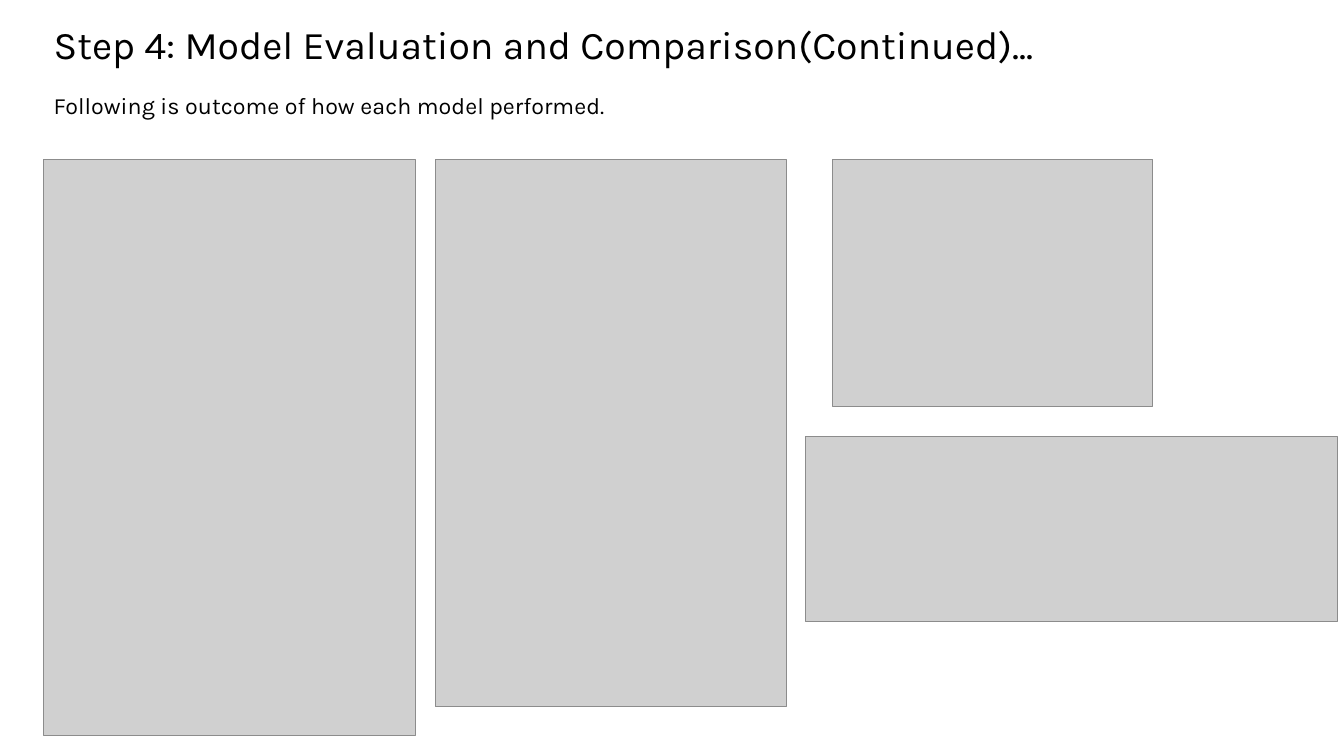
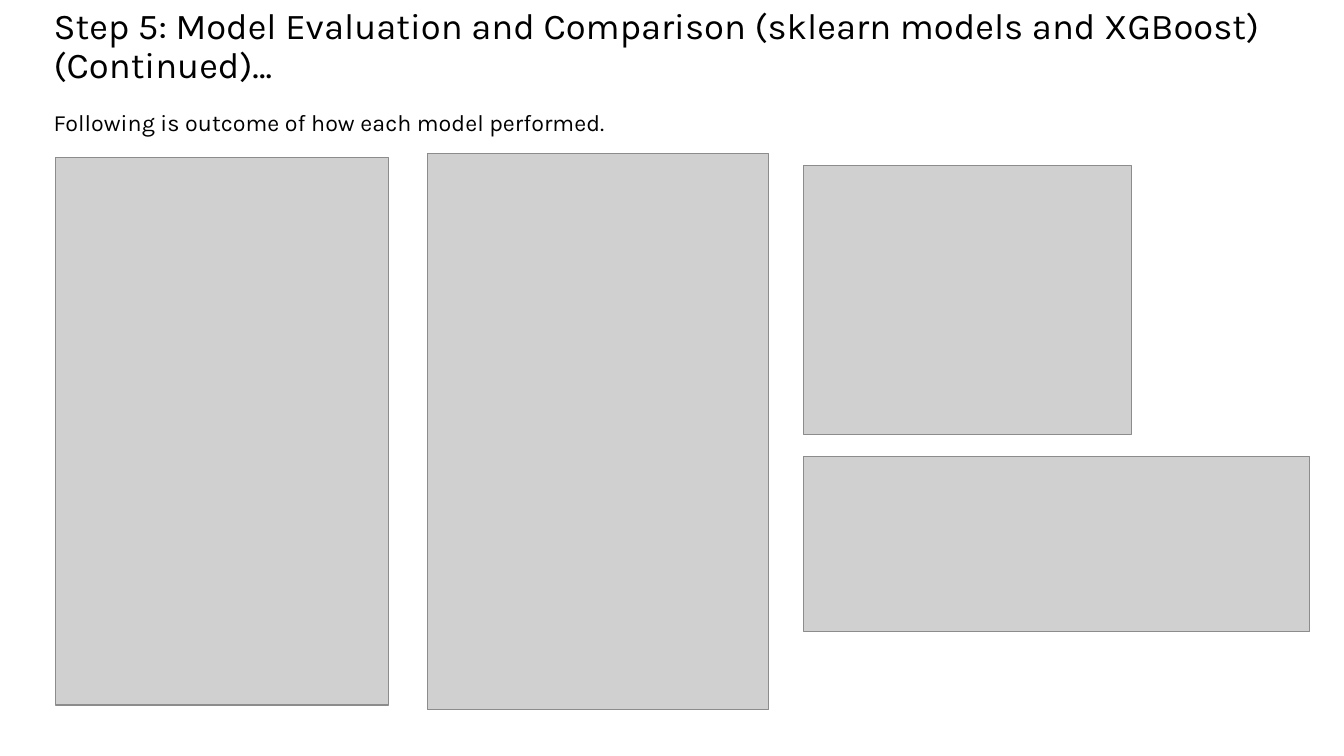
Before and after one commit to AnkitaSavaliya/AIH, a slide deck: slide 13 of ML-DL_MIMIC-IV_ARF_MORTALITY_PREDICTION.pptx. Drawn at 1344x756 pixels with LibreOffice and Linux fonts; fonts in the diff are those of the drawing; grey boxes stand for pictures. Boxes give left, top, right and bottom in pixels: in the first picture for what was removed or moved away, otherwise in the second. Text is boxed around its words. In the diff, an @@ line names an element or a change of style, - is before the commit and + after.

```diff
--- a/ML-DL_MIMIC-IV_ARF_MORTALITY_PREDICTION.pptx
+++ b/ML-DL_MIMIC-IV_ARF_MORTALITY_PREDICTION.pptx
@@ text at (54, 12, 1259, 82): text changed; size 28 to 26 pt @@
-Step 4: Model Evaluation and Comparison(Continued)...
+Step 5: Model Evaluation and Comparison (sklearn models and XGBoost) (Continued)…
@@ text "Following is outcome of how ...": place and size @@
-text "Following is outcome of how ..." at (54, 98, 604, 120)
+text "Following is outcome of how ..." at (54, 115, 604, 136)
@@ picture: place and size @@
-picture at (43, 159, 415, 735)
+picture at (55, 157, 388, 705)
@@ picture: place and size @@
-picture at (436, 159, 786, 707)
+picture at (427, 153, 769, 710)
@@ picture: place and size @@
-picture at (833, 159, 1152, 406)
+picture at (804, 165, 1131, 435)
@@ picture: place and size @@
-picture at (806, 437, 1338, 621)
+picture at (804, 457, 1310, 633)
```
Also in this commit, not shown: 18 other slides changed, 1 other file.
